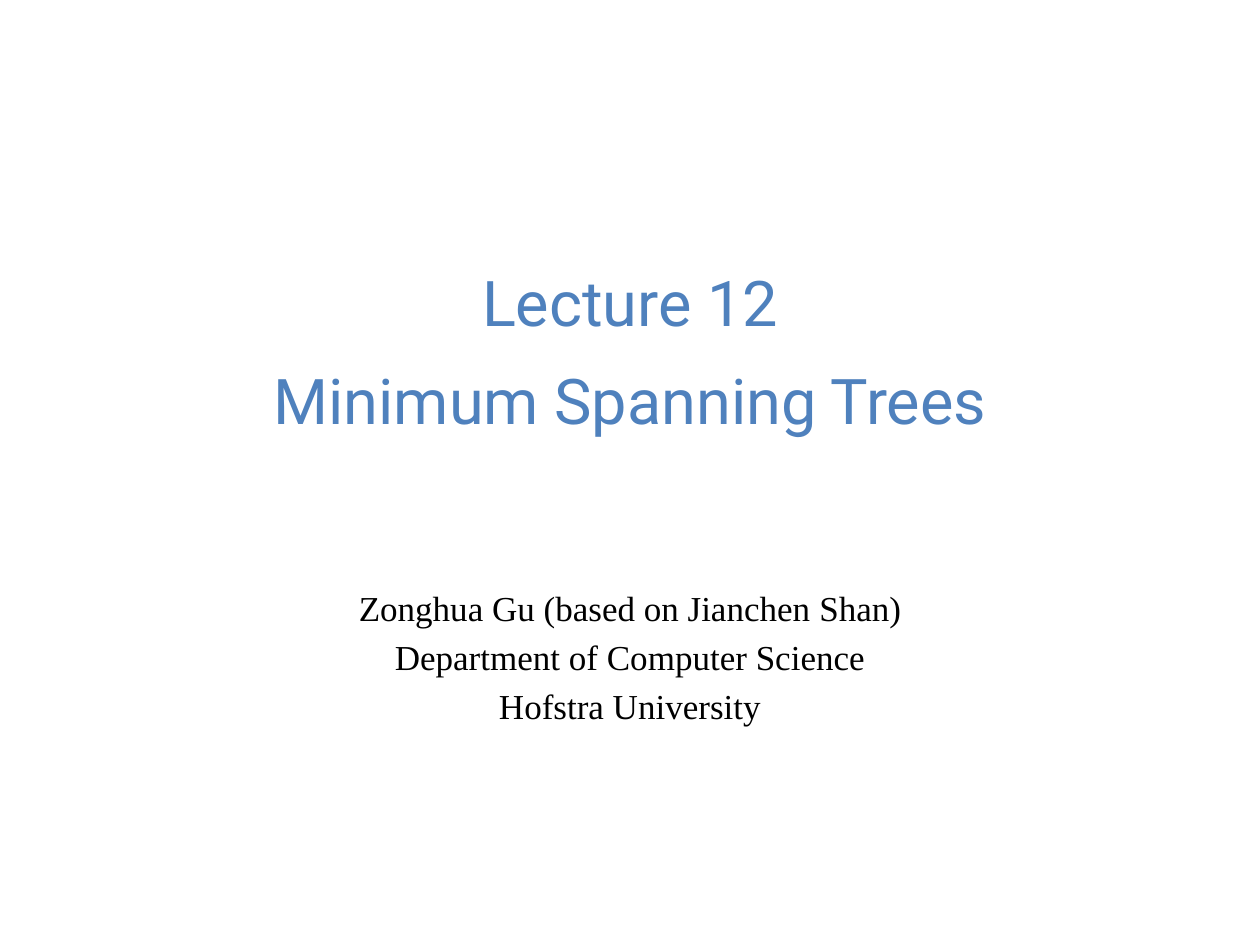
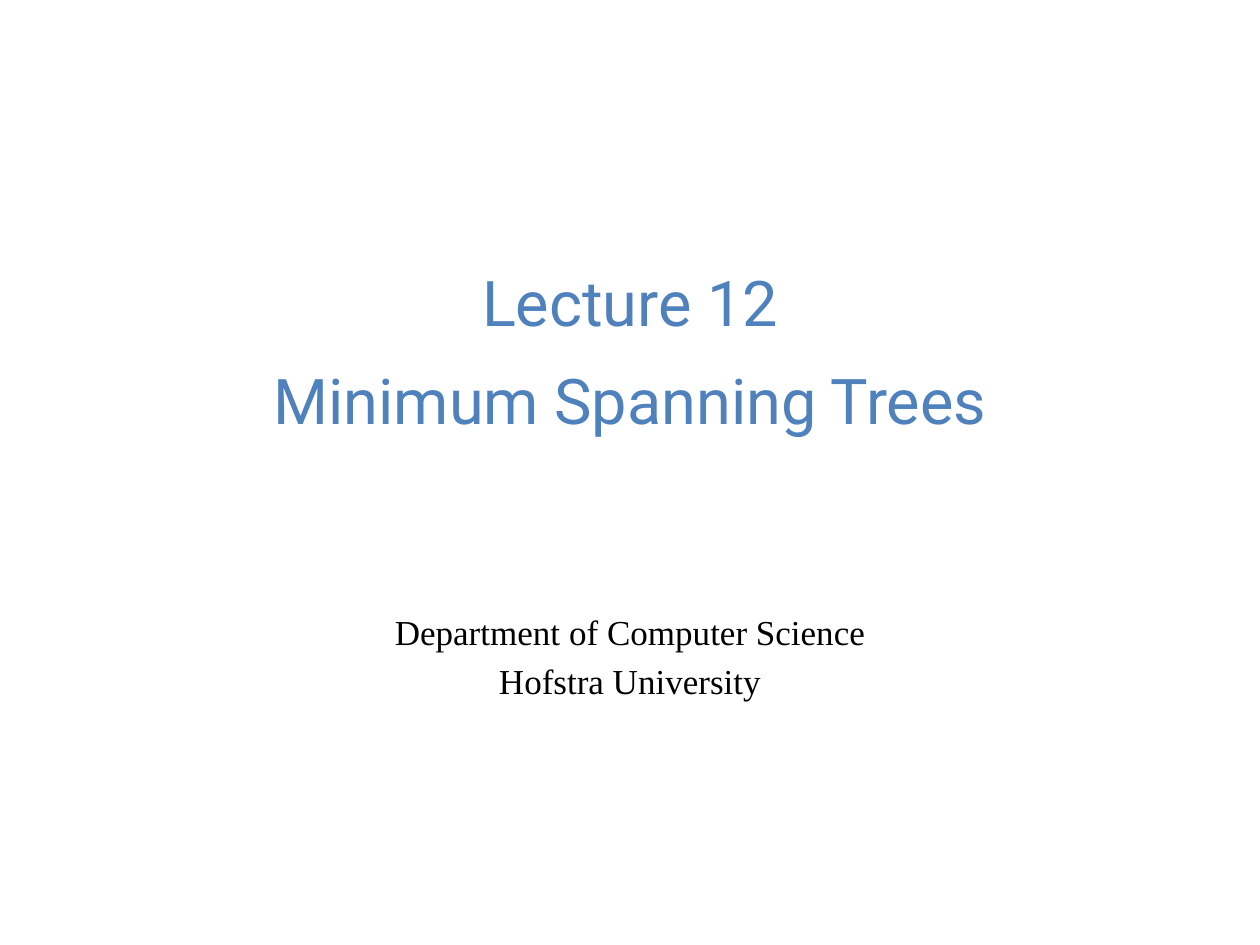
Before and after one commit to guhofstra/CSC111Fa25, a slide deck: slide 1 of PPTs/Lecture 12-minimum spanning trees.pptx. Drawn at 1260x945 pixels with LibreOffice and Linux fonts; fonts in the diff are those of the drawing. Boxes give left, top, right and bottom in pixels: in the first picture for what was removed or moved away, otherwise in the second. Text is boxed around its words. In the diff, an @@ line names an element or a change of style, - is before the commit and + after.

```diff
--- a/PPTs/Lecture 12-minimum spanning trees.pptx
+++ b/PPTs/Lecture 12-minimum spanning trees.pptx
@@ subtitle at [359, 596, 901, 628]: paragraph removed @@
-Zonghua Gu (based on Jianchen Shan)
```
Also in this commit, not shown: 1 other slide changed, 1 slide added, 7 other files.
